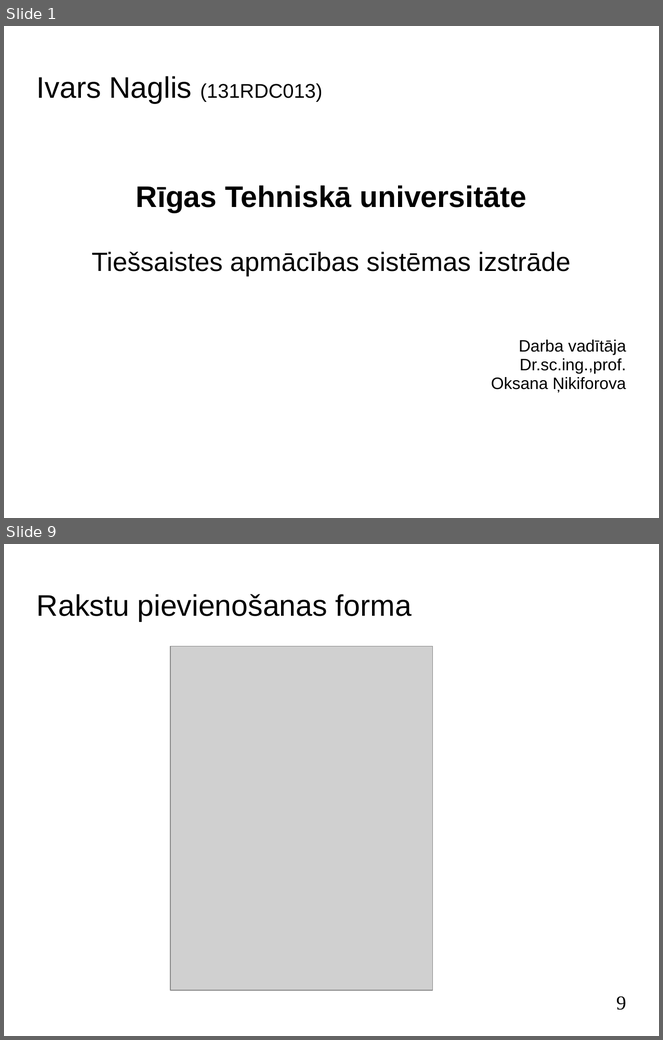
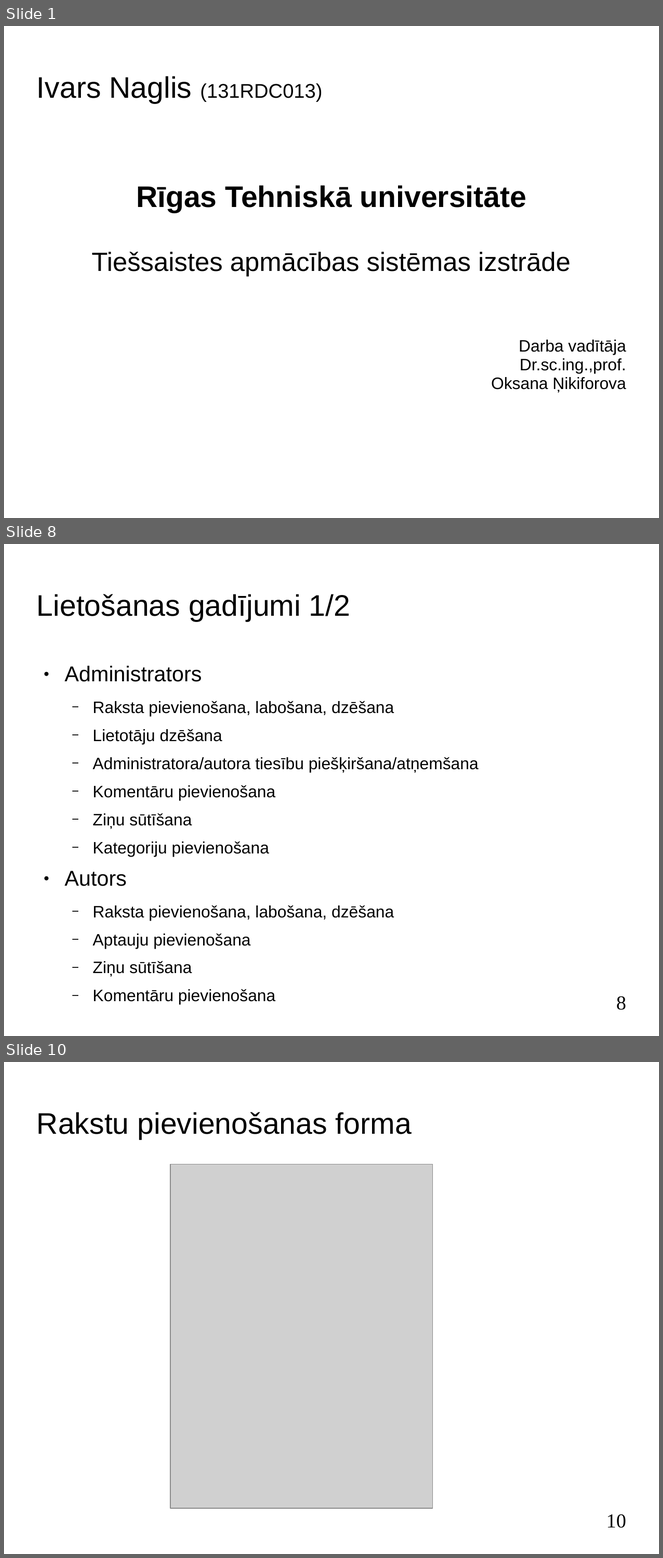
Before and after one commit to stabone/lore-parit, a slide deck: Ivars_Naglis-prezentacija.ppt. Shown one above the other, each under a label of ours: slides 1 and 9 before the commit, slides 1, 8 and 10 after it; the slides between them are not shown. The pictures are 663x1040 and 663x1558 pixels, drawn with LibreOffice and Linux fonts; fonts in the diff are those of the drawing; grey boxes stand for pictures; background and template pictures are left out. Boxes give left, top, right and bottom in pixels: in the first picture for what was removed or moved away, otherwise in the second. Text is boxed around its words. In the diff, an @@ line names an element or a change of style, - is before the commit and + after.

```diff
--- a/Ivars_Naglis-prezentacija.ppt
+++ b/Ivars_Naglis-prezentacija.ppt
@@ slide 8 added at (x1=4, y1=544, x2=659, y2=1036), background picture (left out) @@
@@ text added at (x1=37, y1=594, x2=350, y2=621), 36 pt, text #000000 @@
+Lietošanas gadījumi 1/2
@@ text added at (x1=65, y1=666, x2=479, y2=1004), 20 pt, text #000000 @@
+● Administrators
+  − Raksta pievienošana, labošana, dzēšana
+  − Lietotāju dzēšana
+  − Administratora/autora tiesību piešķiršana/atņemšana
+  − Komentāru pievienošana
+  − Ziņu sūtīšana
+  − Kategoriju pievienošana
+● Autors
+  − Raksta pievienošana, labošana, dzēšana
+  − Aptauju pievienošana
+  − Ziņu sūtīšana
+  − Komentāru pievienošana
@@ page number added at (x1=617, y1=996, x2=626, y2=1010), 24 pt, text #000000 @@
+8
@@ what was slide 9 is now slide 10 @@
@@ page number at (x1=607, y1=1514, x2=626, y2=1528): text changed @@
-9
+10
```
Also in this commit, not shown: 1 slide changed.
